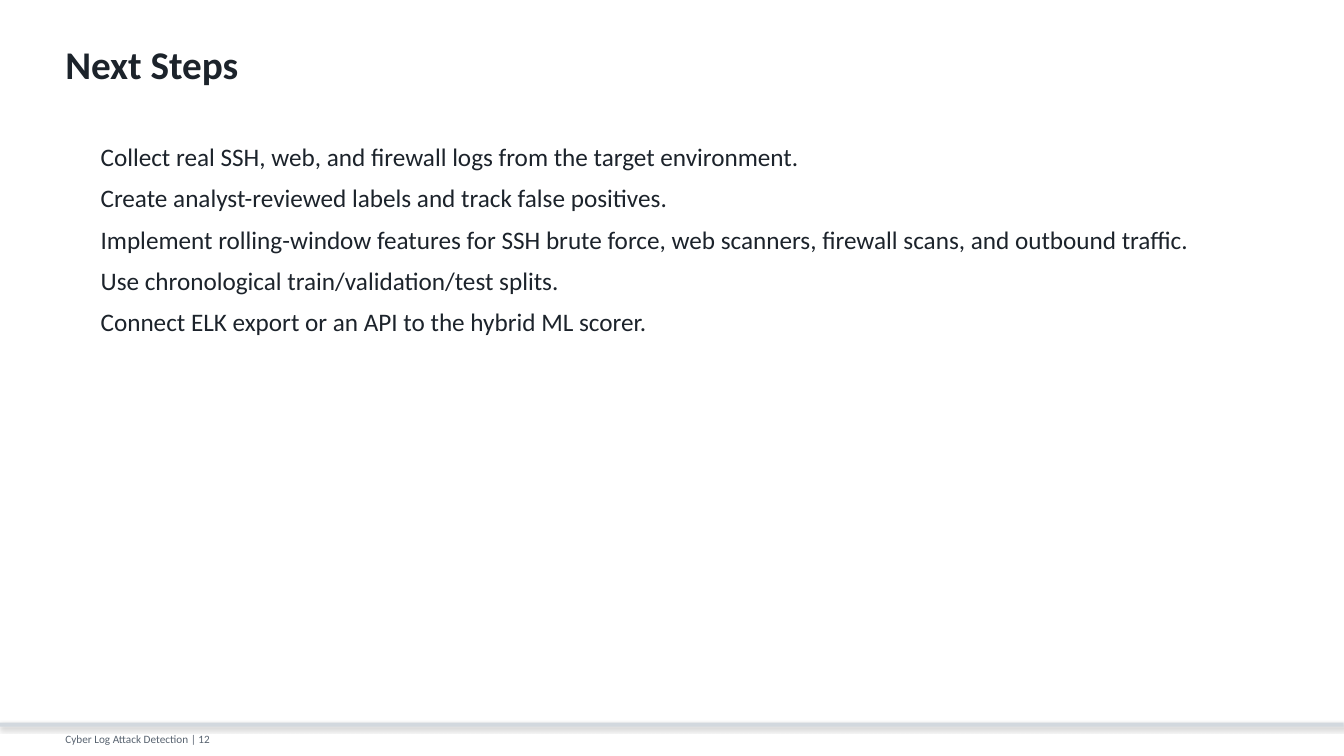
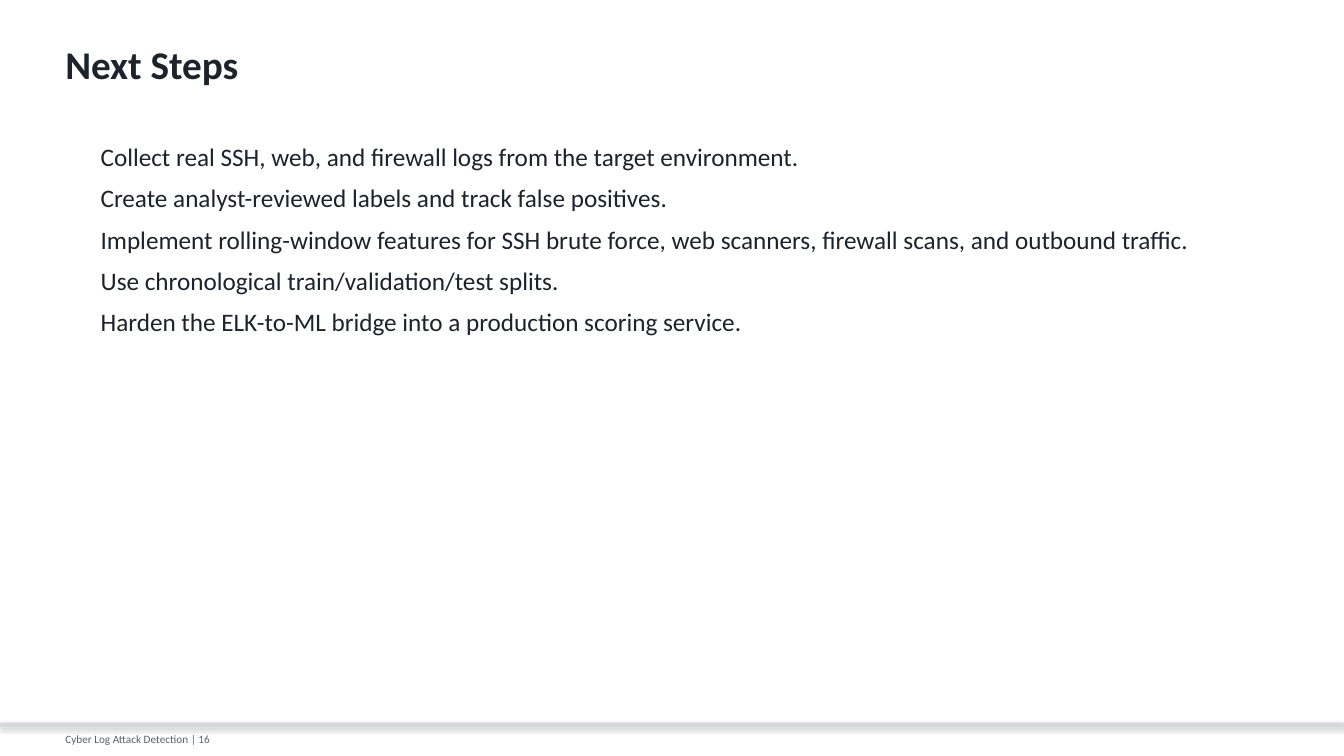
Before and after one commit to H-devigner/cyber-log-attack-detection, a slide deck: slide 16 of presentation/cyber_log_attack_detection_overview.pptx (slide 12 before the commit). Drawn at 1344x756 pixels with LibreOffice and Linux fonts; fonts in the diff are those of the drawing. Boxes give left, top, right and bottom in pixels: in the first picture for what was removed or moved away, otherwise in the second. Text is boxed around its words. In the diff, an @@ line names an element or a change of style, - is before the commit and + after.

Commit message:
Improve presentation storyline and ELK scoring details

```diff
--- a/presentation/cyber_log_attack_detection_overview.pptx
+++ b/presentation/cyber_log_attack_detection_overview.pptx
@@ text at (101, 313, 741, 336): text changed @@
-Connect ELK export or an API to the hybrid ML scorer.
+Harden the ELK-to-ML bridge into a production scoring service.
@@ text at (65, 735, 209, 745): text changed @@
-Cyber Log Attack Detection | 12
+Cyber Log Attack Detection | 16
```
Also in this commit, not shown: 11 other slides changed, 5 slides added, 1 slide removed, 1 other file.
